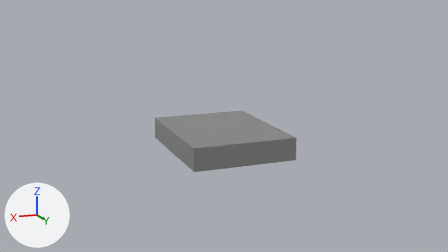
One commit to the Blender file Assets/Objects/PCBox.blend: the scene before it, then after it.
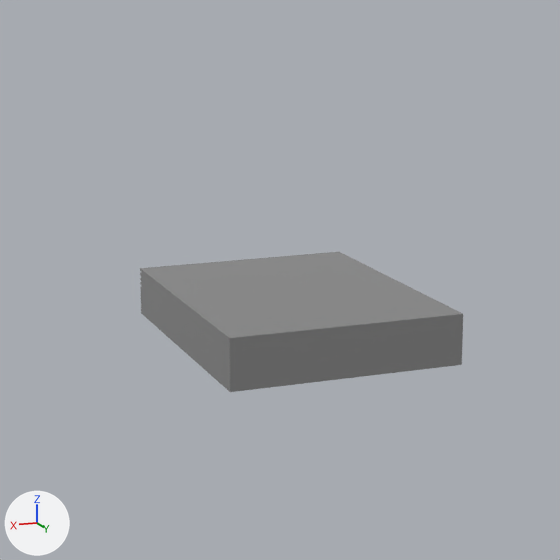
Old and new are each drawn from the file's camera 'Camera' and again close up on the part from 21% to 76% of the width and 0% to 98% of the height. Lighting does not change. The marker at lower left points along +X, +Y and +Z.
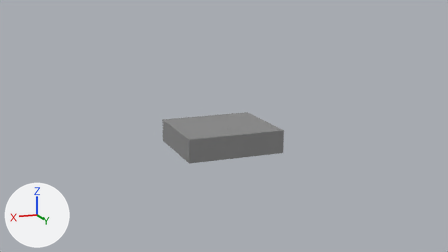
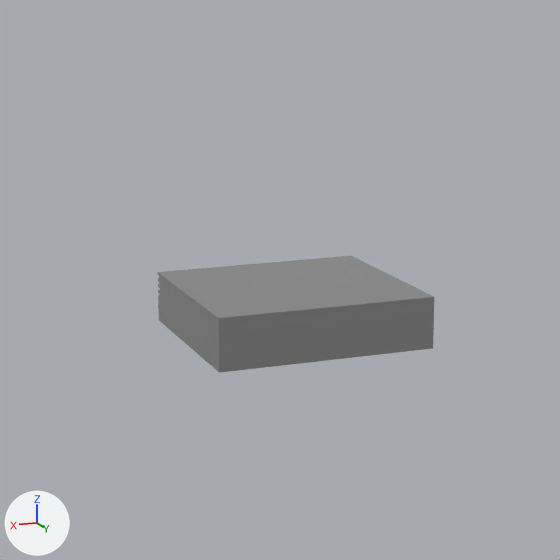
What differs and where, as boxes [x1, y1, x2, y2] in the close-ups (560 x 560 px; the box of a moved part takes in the faces that stretch with it):
'Cube.004', reshaped, rescaled (15% narrower, 16% shorter)
    before: [140, 252, 463, 392]
    after: [158, 256, 434, 373]
part 1 of me_cube_009, moved or reshaped
    before: [140, 269, 463, 392]
    after: [158, 273, 434, 373]

What changed in the scene script:
```text
Change me_cube_009:
    where me_cube_009.from_pydata(...)  # 40 vertices, 22 faces; spans x -1.0..1.0, y -1.0..1.0, z -1.0..1.0
    used by ob_cube_004; location = (-4.051, 0.519, 2.211); scale = (-0.768, -0.99, 0.166)
    me_cube_009 part 1: all 4 vertices in x -1.0..1.0, y -1.0..1.0, z -1.0 are moved by (0.0, 0.0, 0.31)
Change ob_cube_004:
    ob_cube_004.scale: (-0.768, -0.99, 0.166) -> (-0.729, -0.668, 0.203)
```
